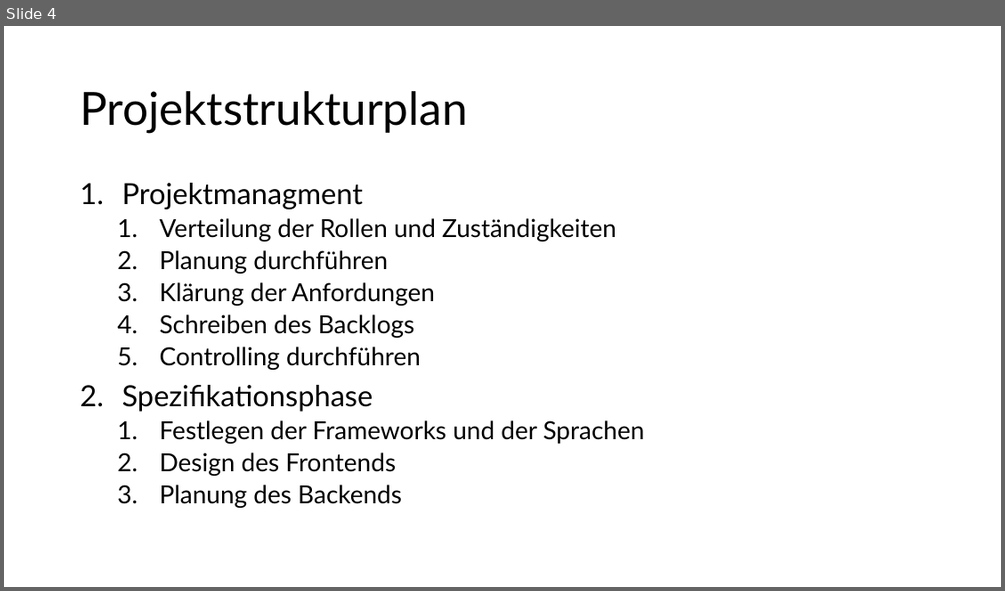
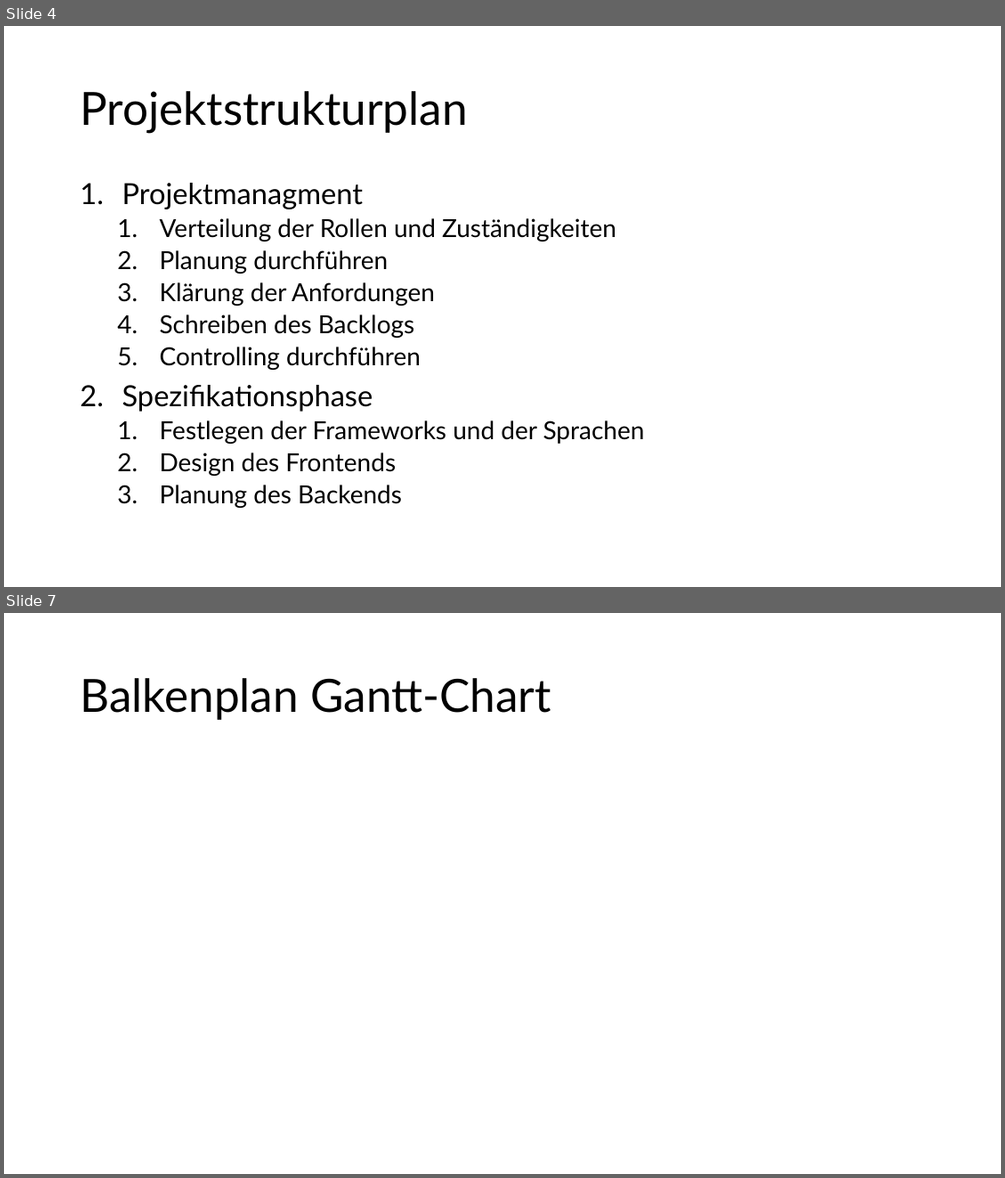
Before and after one commit to GilbertBckr/BullshitBingo, a slide deck: project_managment/Presentation.pptx. Shown one above the other, each under a label of ours: slide 4 before the commit, slides 4 and 7 after it; the slides between them are not shown. The pictures are 1005x591 and 1005x1178 pixels, drawn with LibreOffice and Linux fonts; fonts in the diff are those of the drawing. Boxes give left, top, right and bottom in pixels: in the first picture for what was removed or moved away, otherwise in the second. Text is boxed around its words. In the diff, an @@ line names an element or a change of style, - is before the commit and + after.

Commit message:
Balken Gantt Chart

```diff
--- a/project_managment/Presentation.pptx
+++ b/project_managment/Presentation.pptx
@@ slide 7 added at (x1=4, y1=613, x2=1001, y2=1174), background #FFFFFF @@
@@ title added at (x1=80, y1=678, x2=551, y2=720), 44 pt, text #000000 @@
+Balkenplan Gantt-Chart
```
Also in this commit, not shown: 2 slides changed, 1 other file.
